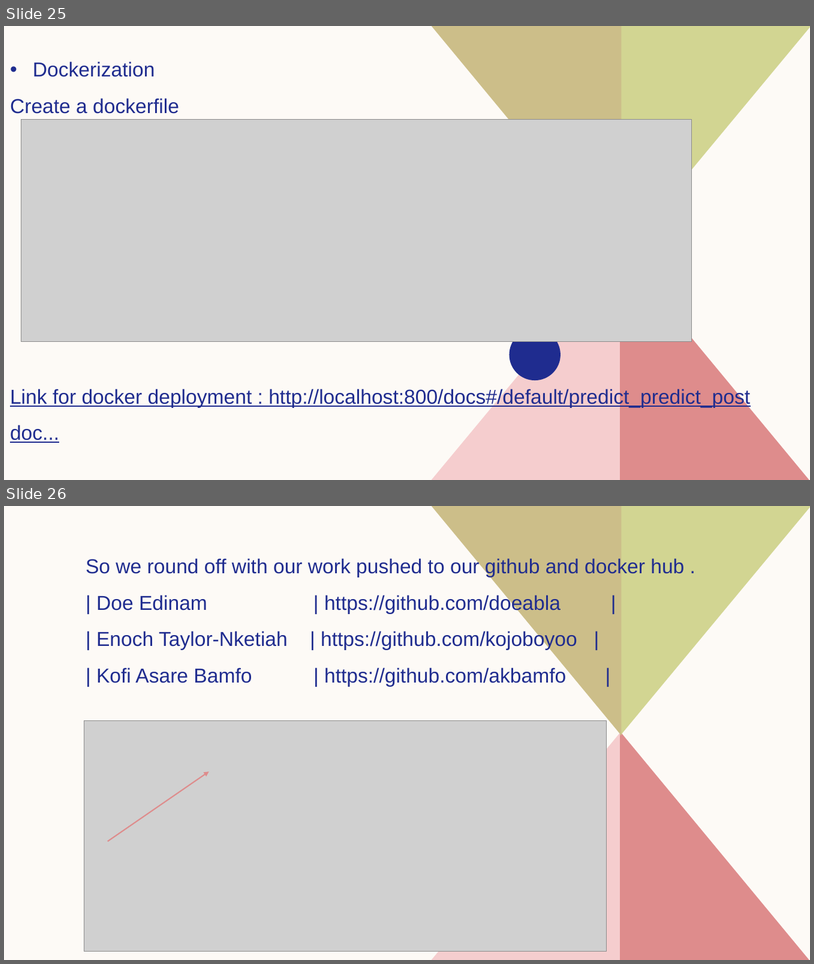
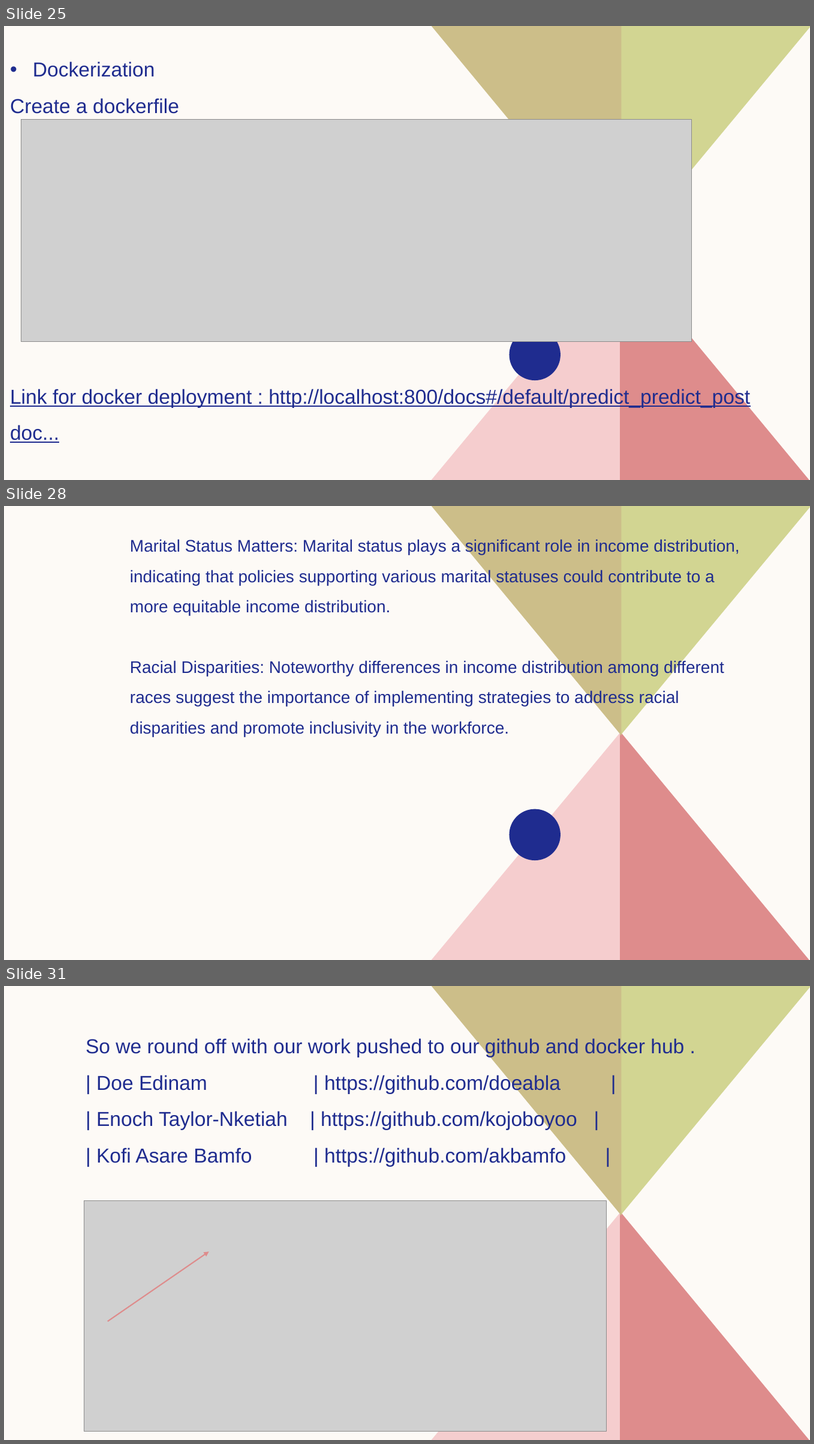
Before and after one commit to doeabla/Income_prediction-_app, a slide deck: capstone_final.pptx. Shown one above the other, each under a label of ours: slides 25 and 26 before the commit, slides 25, 28 and 31 after it; the slides between them are not shown. The pictures are 814x964 and 814x1444 pixels, drawn with LibreOffice and Linux fonts; fonts in the diff are those of the drawing; grey boxes stand for pictures. Boxes give left, top, right and bottom in pixels: in the first picture for what was removed or moved away, otherwise in the second. Text is boxed around its words. In the diff, an @@ line names an element or a change of style, - is before the commit and + after.

```diff
--- a/capstone_final.pptx
+++ b/capstone_final.pptx
@@ slide 28 added at (4, 506, 810, 960), background #FDFAF6; not listed: 5 template elements that a slide beside it also shows @@
@@ text added at (130, 539, 740, 736), 20 pt, text #1F2C8F @@
+Marital Status Matters: Marital status plays a significant role in income distribution, indicating that policies supporting various marital statuses could contribute to a more equitable income distribution.
+Racial Disparities: Noteworthy differences in income distribution among different races suggest the importance of implementing strategies to address racial disparities and promote inclusivity in the workforce.
@@ what was slide 26 is now slide 31 @@
```
Also in this commit, not shown: 7 slides changed, 4 other slides added, 1 other file.
